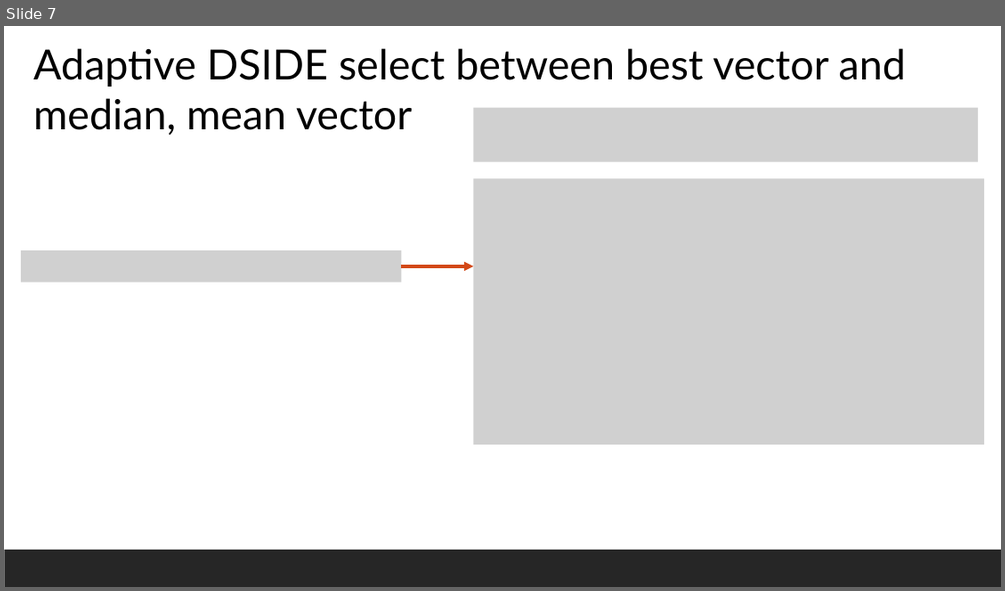
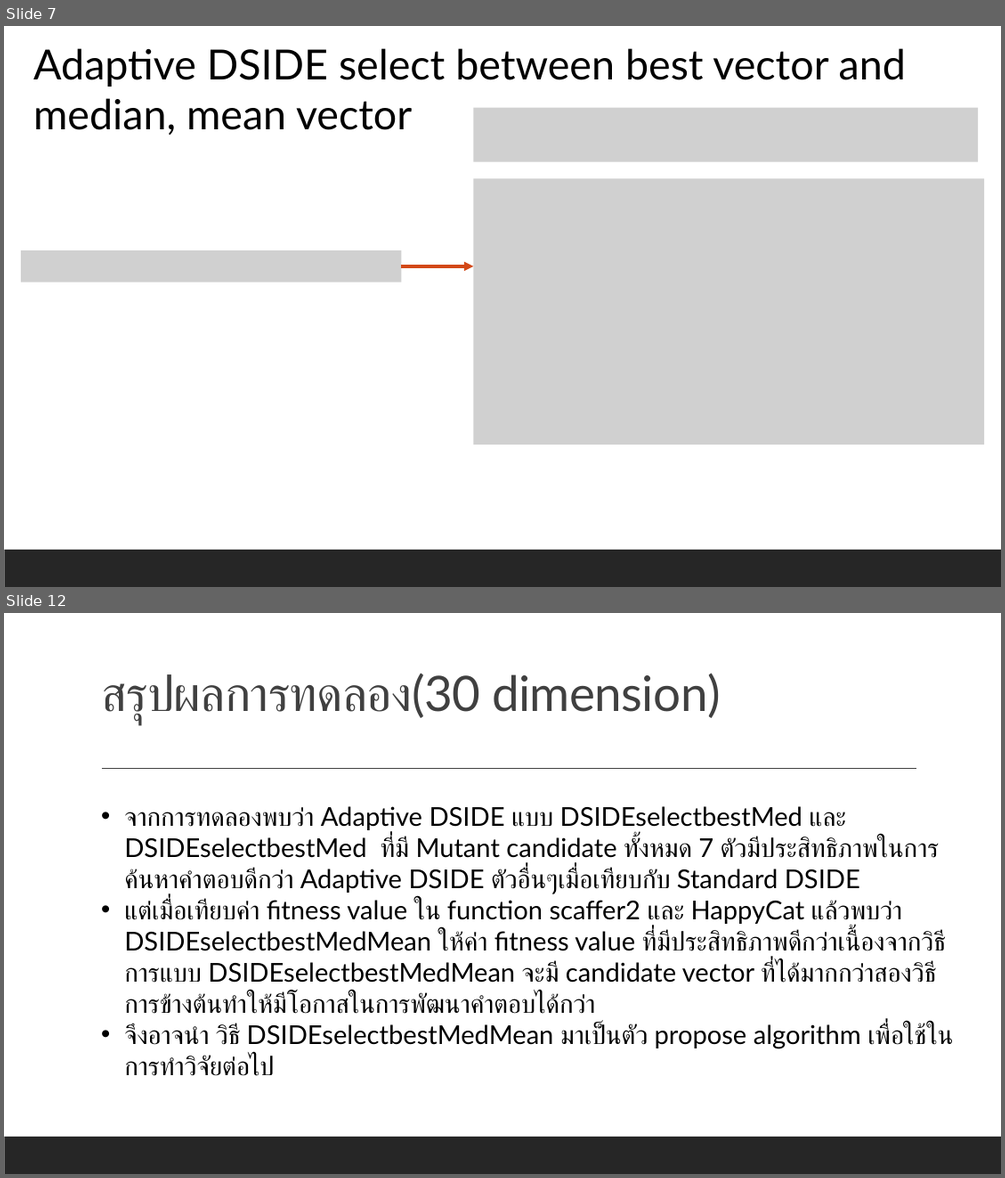
Before and after one commit to JhonSPattan/Algorithm, a slide deck: Adaptive DSIDE.pptx. Shown one above the other, each under a label of ours: slide 7 before the commit, slides 7 and 12 after it; the slides between them are not shown. The pictures are 1005x591 and 1005x1178 pixels, drawn with LibreOffice and Linux fonts; fonts in the diff are those of the drawing; grey boxes stand for pictures. Boxes give left, top, right and bottom in pixels: in the first picture for what was removed or moved away, otherwise in the second. Text is boxed around its words. In the diff, an @@ line names an element or a change of style, - is before the commit and + after.

```diff
--- a/Adaptive DSIDE.pptx
+++ b/Adaptive DSIDE.pptx
@@ slide 12 added at (4, 613, 1001, 1174), background #FFFFFF; not listed: 1 template element that a slide beside it also shows @@
@@ title added at (101, 673, 720, 724), 47 pt, text #404040 @@
+สรุปผลการทดลอง(30 dimension)
@@ line added from (102, 769) to (917, 769), #404040 1 pt @@
@@ text added at (124, 806, 953, 1049), 25 pt, text #000000 @@
+• จากการทดลองพบว่า Adaptive DSIDE แบบ DSIDEselectbestMed และ DSIDEselectbestMed ที่มี Mutant candidate ทั้งหมด 7 ตัวมีประสิทธิภาพในการค้นหาคำตอบดีกว่า Adaptive DSIDE ตัวอื่นๆเมื่อเทียบกับ Standard DSIDE
+• แต่เมื่อเทียบค่า fitness value ใน function scaffer2 และ HappyCat แล้วพบว่า DSIDEselectbestMedMean ให้ค่า fitness value ที่มีประสิทธิภาพดีกว่าเนื้องจากวิธีการแบบ DSIDEselectbestMedMean จะมี candidate vector ที่ได้มากกว่าสองวิธีการข้างต้นทำให้มีโอกาสในการพัฒนาคำตอบได้กว่า
+• จึงอาจนำ วิธี DSIDEselectbestMedMean มาเป็นตัว propose algorithm เพื่อใช้ในการทำวิจัยต่อไป
```
Also in this commit, not shown: 1 slide changed, 3 other slides added, 8 other files.
